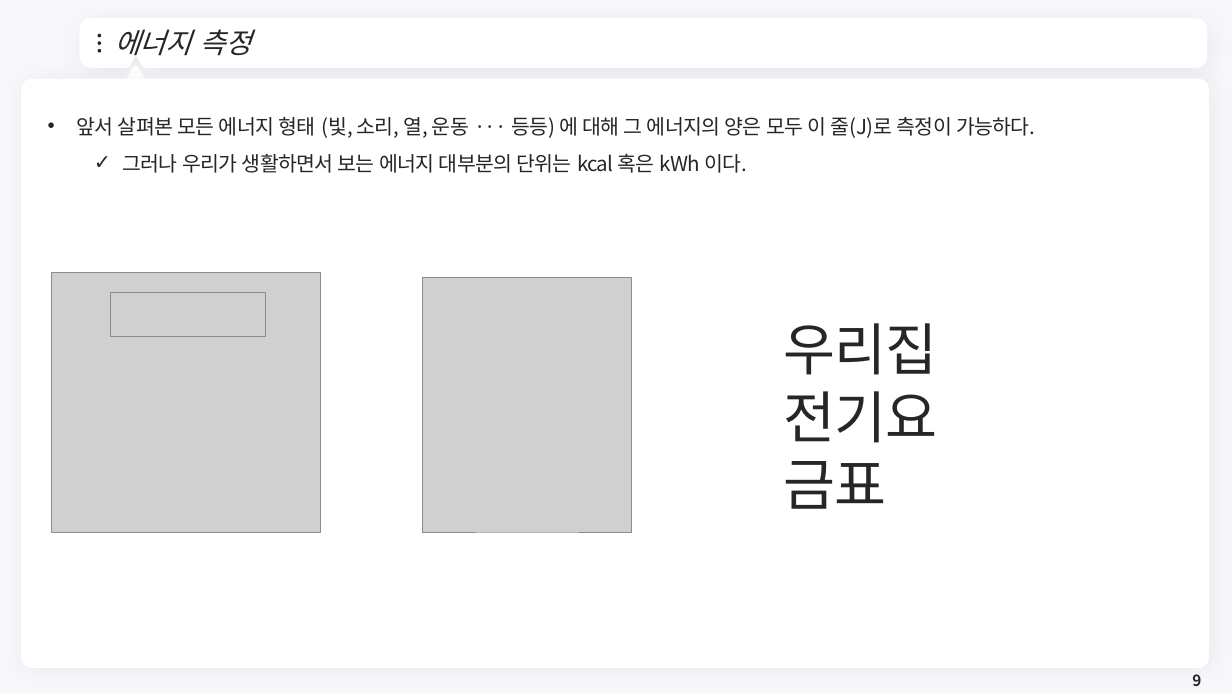
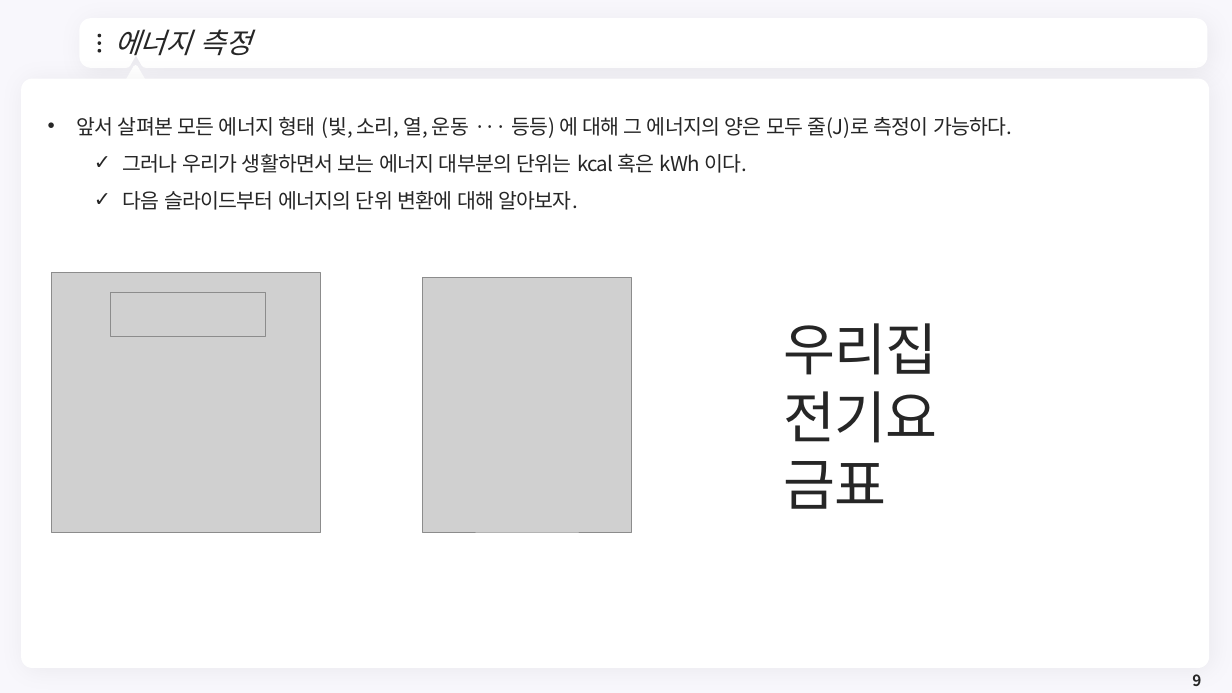
Before and after one commit to meandthey/Teaching, a slide deck: slide 9 of 에너지경제학/자원에너지경제학_Chapter_1.pptx. Drawn at 1232x693 pixels with LibreOffice and Linux fonts; fonts in the diff are those of the drawing; grey boxes stand for pictures; background and template pictures are left out. Boxes give left, top, right and bottom in pixels: in the first picture for what was removed or moved away, otherwise in the second. Text is boxed around its words. In the diff, an @@ line names an element or a change of style, - is before the commit and + after.

```diff
--- a/에너지경제학/자원에너지경제학_Chapter_1.pptx
+++ b/에너지경제학/자원에너지경제학_Chapter_1.pptx
@@ text at [76, 117, 1012, 138]: text changed @@
-• 앞서 살펴본 모든 에너지 형태 (빛, 소리, 열, 운동 ··· 등등) 에 대해 그 에너지의 양은 모두 이 줄(J)로 측정이 가능하다.
+• 앞서 살펴본 모든 에너지 형태 (빛, 소리, 열, 운동 ··· 등등) 에 대해 그 에너지의 양은 모두 줄(J)로 측정이 가능하다.
@@ text at [123, 191, 577, 210]: paragraph added @@
+  ✓ 다음 슬라이드부터 에너지의 단위 변환에 대해 알아보자.
```
Also in this commit, not shown: 6 other slides changed, 4 slides added.
